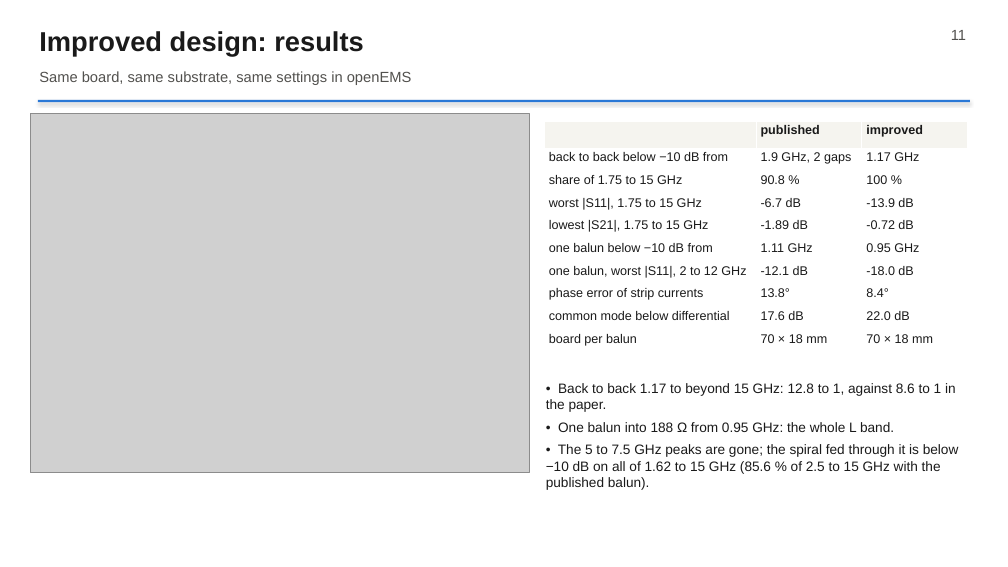
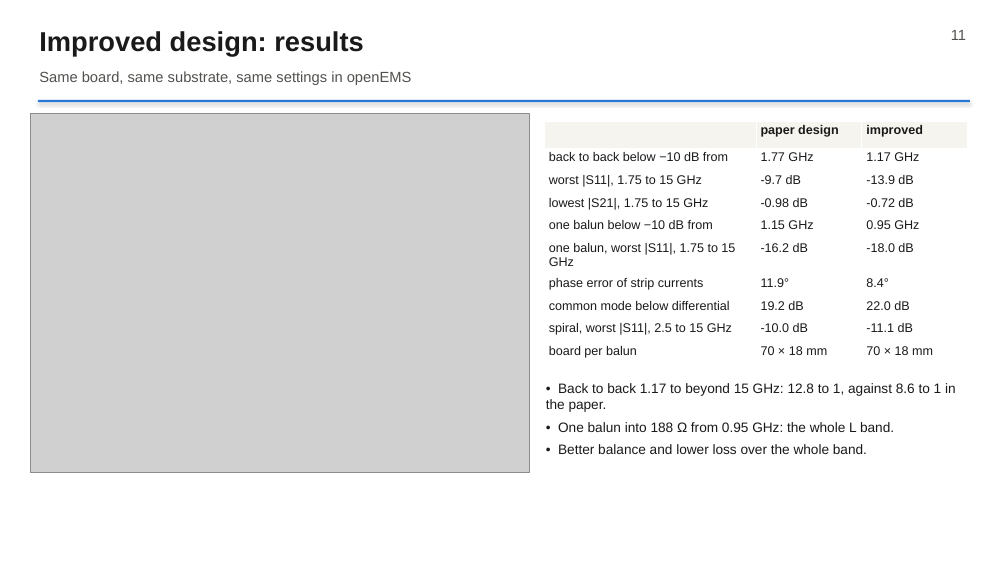
Before and after one commit to RushilJ2603/wideband-balun, a slide deck: slide 11 of slides/Wideband_Balun.pptx. Drawn at 1008x567 pixels with LibreOffice and Linux fonts; fonts in the diff are those of the drawing; grey boxes stand for pictures. Boxes give left, top, right and bottom in pixels: in the first picture for what was removed or moved away, otherwise in the second. Text is boxed around its words. In the diff, an @@ line names an element or a change of style, - is before the commit and + after.

Commit message:
Report, slides and README on the paper design

```diff
--- a/slides/Wideband_Balun.pptx
+++ b/slides/Wideband_Balun.pptx
@@ table at [544,121,968,362] @@
-row 1, column 2: published
+row 1, column 2: paper design
-row 2, column 2: 1.9 GHz, 2 gaps
+row 2, column 2: 1.77 GHz
-row 3: share of 1.75 to 15 GHz | 90.8 % | 100 %
+row 3: worst |S11|, 1.75 to 15 GHz | -9.7 dB | -13.9 dB
-row 4: worst |S11|, 1.75 to 15 GHz | -6.7 dB | -13.9 dB
+row 4: lowest |S21|, 1.75 to 15 GHz | -0.98 dB | -0.72 dB
-row 5: lowest |S21|, 1.75 to 15 GHz | -1.89 dB | -0.72 dB
+row 5: one balun below −10 dB from | 1.15 GHz | 0.95 GHz
-row 6: one balun below −10 dB from | 1.11 GHz | 0.95 GHz
+row 6: one balun, worst |S11|, 1.75 to 15 GHz | -16.2 dB | -18.0 dB
-row 7: one balun, worst |S11|, 2 to 12 GHz | -12.1 dB | -18.0 dB
+row 7: phase error of strip currents | 11.9° | 8.4°
-row 8: phase error of strip currents | 13.8° | 8.4°
+row 8: common mode below differential | 19.2 dB | 22.0 dB
-row 9: common mode below differential | 17.6 dB | 22.0 dB
+row 9: spiral, worst |S11|, 2.5 to 15 GHz | -10.0 dB | -11.1 dB
@@ text at [558,444,867,454]: text changed @@
-• The 5 to 7.5 GHz peaks are gone; the spiral fed through it is below −10 dB on all of 1.62 to 15 GHz (85.6 % of 2.5 to 15 GHz with the published balun).
+• Better balance and lower loss over the whole band.
```
Also in this commit, not shown: 8 other slides changed, 7 other files.
